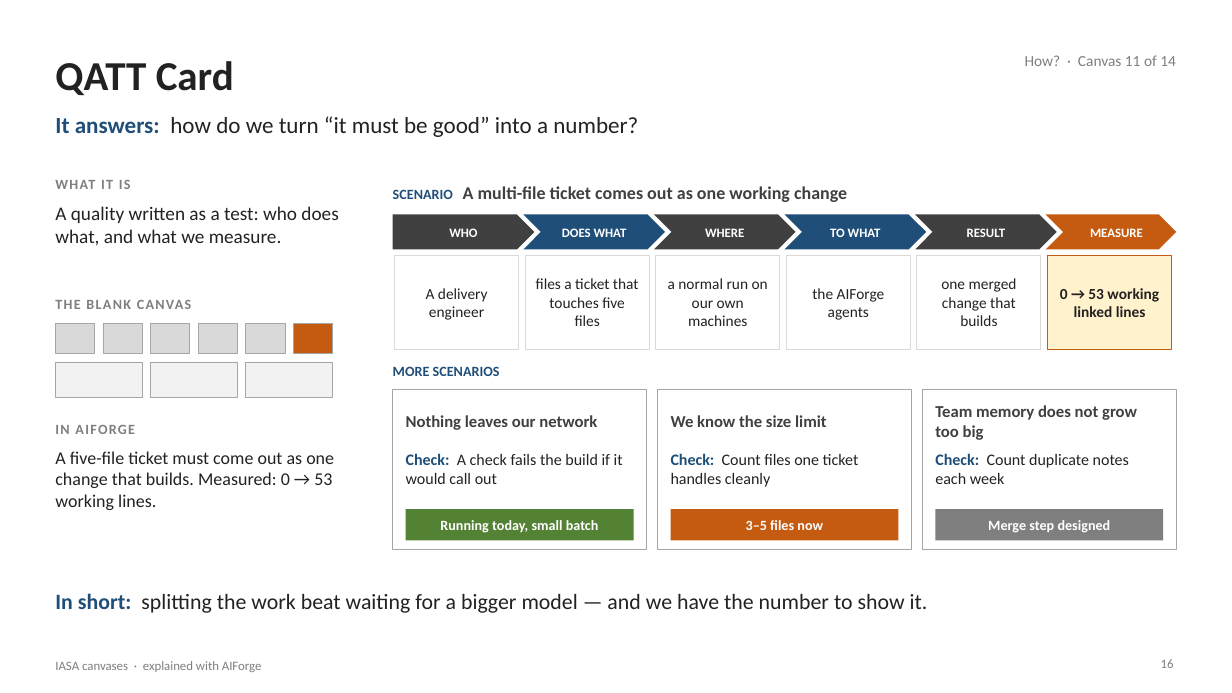
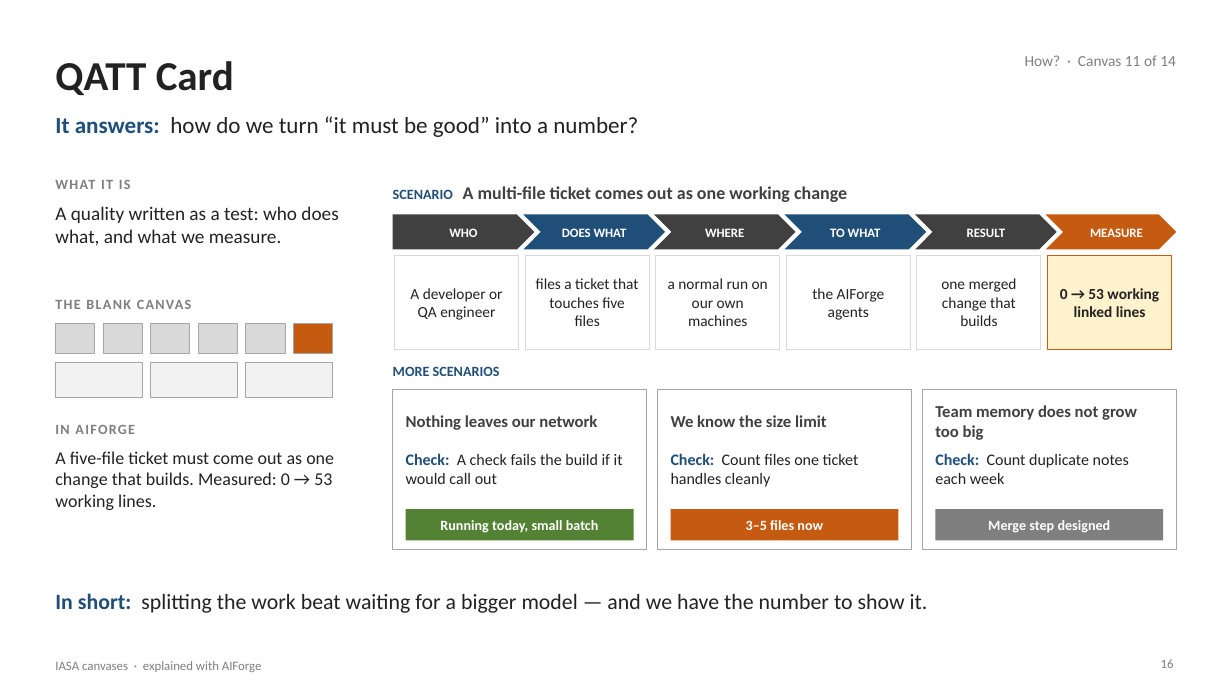
Before and after one commit to Manikanta-Reddy-Pasala/tools, a slide deck: slide 16 of course/iasa-aiforge/IASA-Canvases-with-AIForge.pptx. Drawn at 1232x693 pixels with LibreOffice and Linux fonts; fonts in the diff are those of the drawing. Boxes give left, top, right and bottom in pixels: in the first picture for what was removed or moved away, otherwise in the second. Text is boxed around its words. In the diff, an @@ line names an element or a change of style, - is before the commit and + after.

```diff
--- a/course/iasa-aiforge/IASA-Canvases-with-AIForge.pptx
+++ b/course/iasa-aiforge/IASA-Canvases-with-AIForge.pptx
@@ text at (410,288,502,320): text changed @@
-A delivery engineer
+A developer or QA engineer
```
Also in this commit, not shown: 7 other slides changed, 2 other files.
